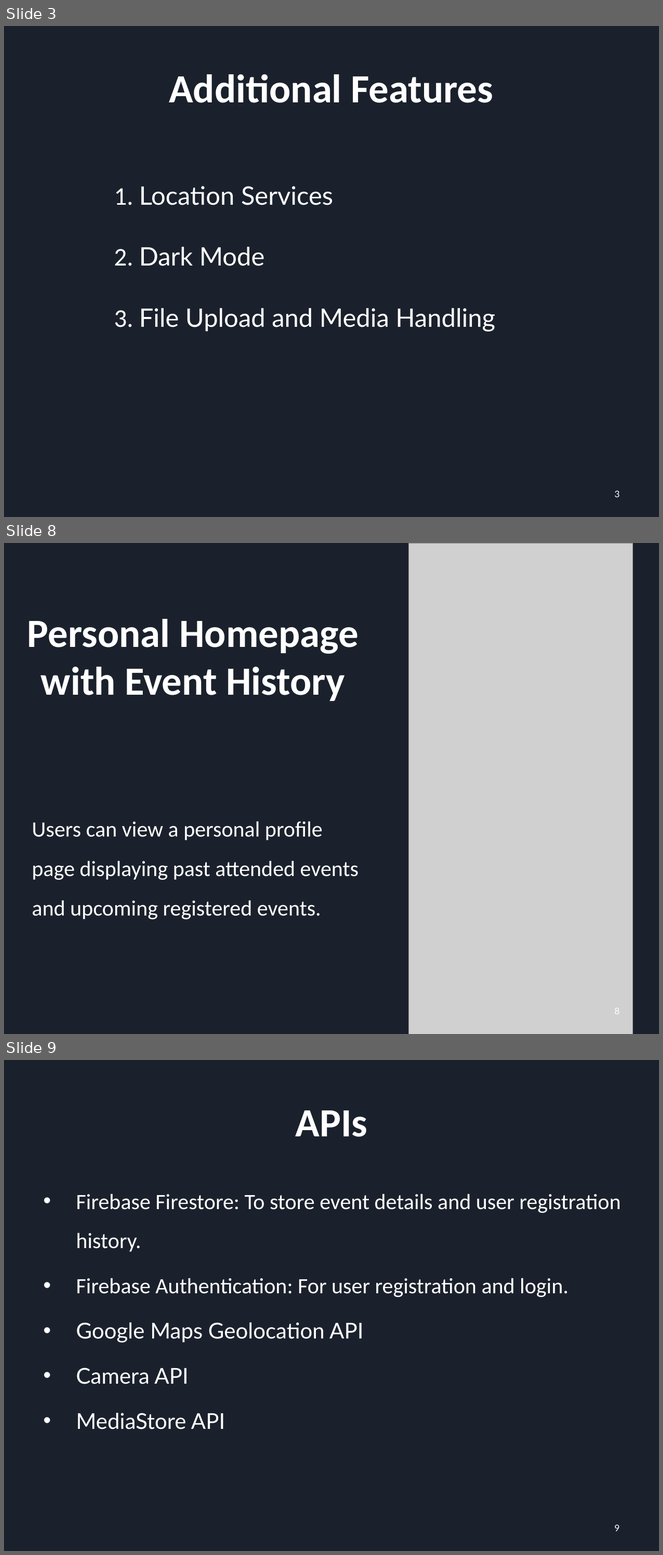
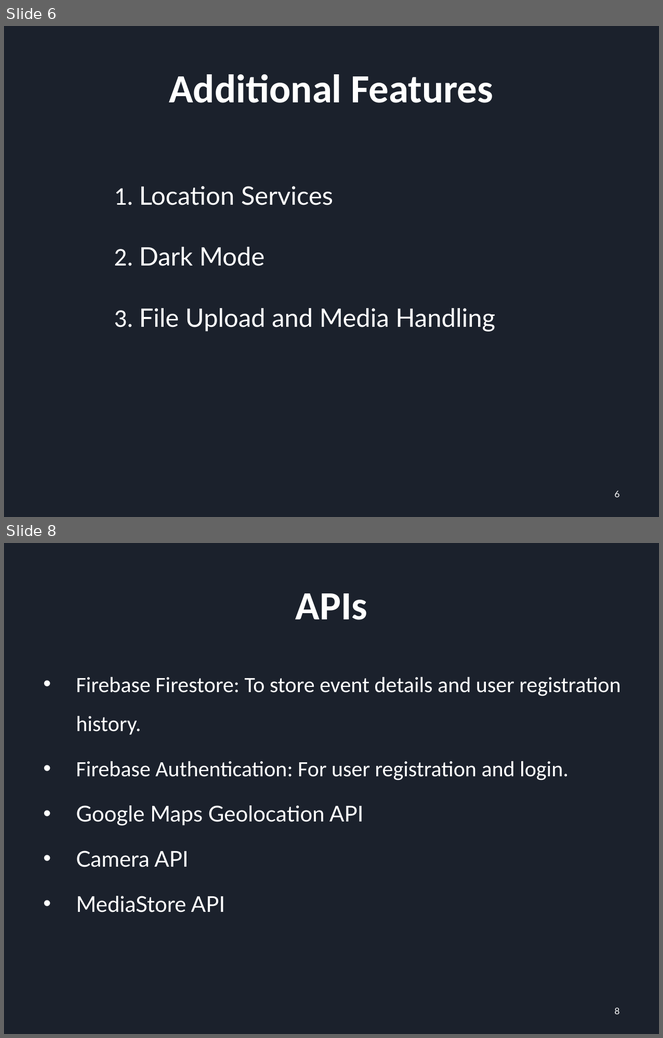
Before and after one commit to YuchenCao1/Jialong-Yuchen-Zihan-Team-BU-Event-Planer, a slide deck: Sprint_1_PRE.pptx. Shown one above the other, each under a label of ours: slides 3, 8 and 9 before the commit, slides 6 and 8 after it; the slides between them are not shown. The pictures are 663x1555 and 663x1038 pixels, drawn with LibreOffice and Linux fonts; fonts in the diff are those of the drawing; grey boxes stand for pictures. Boxes give left, top, right and bottom in pixels: in the first picture for what was removed or moved away, otherwise in the second. Text is boxed around its words. In the diff, an @@ line names an element or a change of style, - is before the commit and + after.

```diff
--- a/Sprint_1_PRE.pptx
+++ b/Sprint_1_PRE.pptx
@@ slide 8 removed at (4, 543, 659, 1034), background #1B212C @@
@@ picture removed at (409, 543, 633, 1034) @@
@@ title removed at (27, 619, 359, 701) @@
-Personal Homepage with Event History
@@ text removed at (32, 822, 359, 920) @@
-Users can view a personal profile page displaying past attended events and upcoming registered events.
@@ page number removed at (614, 1008, 620, 1015) @@
-8
@@ what was slide 3 is now slide 6 @@
@@ page number at (614, 491, 620, 498): text changed @@
-3
+6
@@ what was slide 9 is now slide 8 @@
@@ page number at (614, 1008, 620, 1015): text changed @@
-9
+8
```
Also in this commit, not shown: 3 slides changed, 1 slide added, 1 other slide removed, 2 other files.
